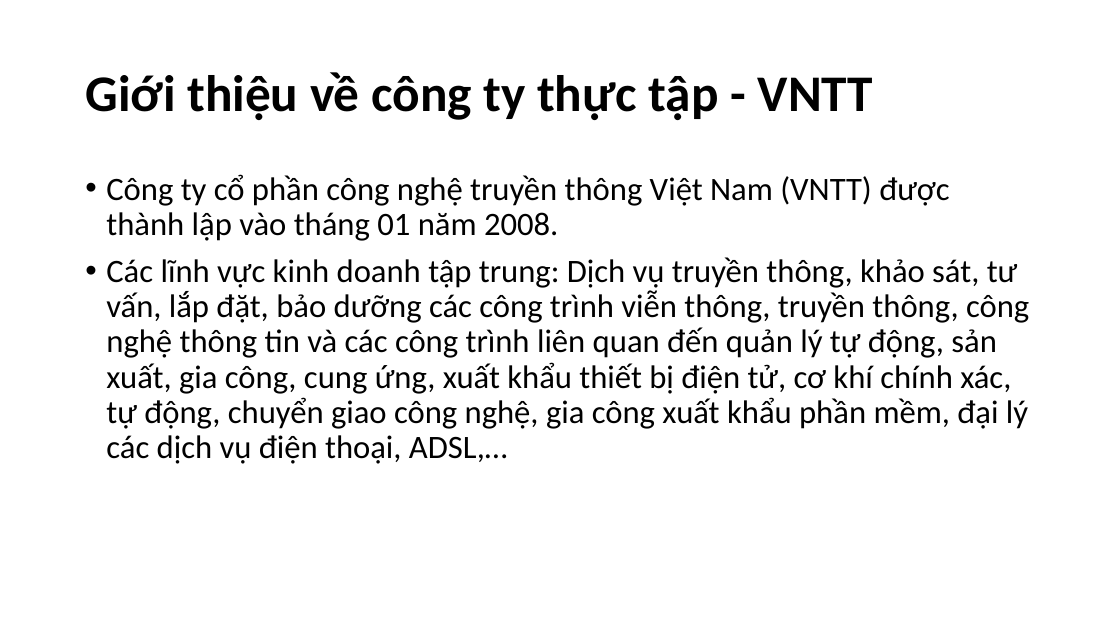
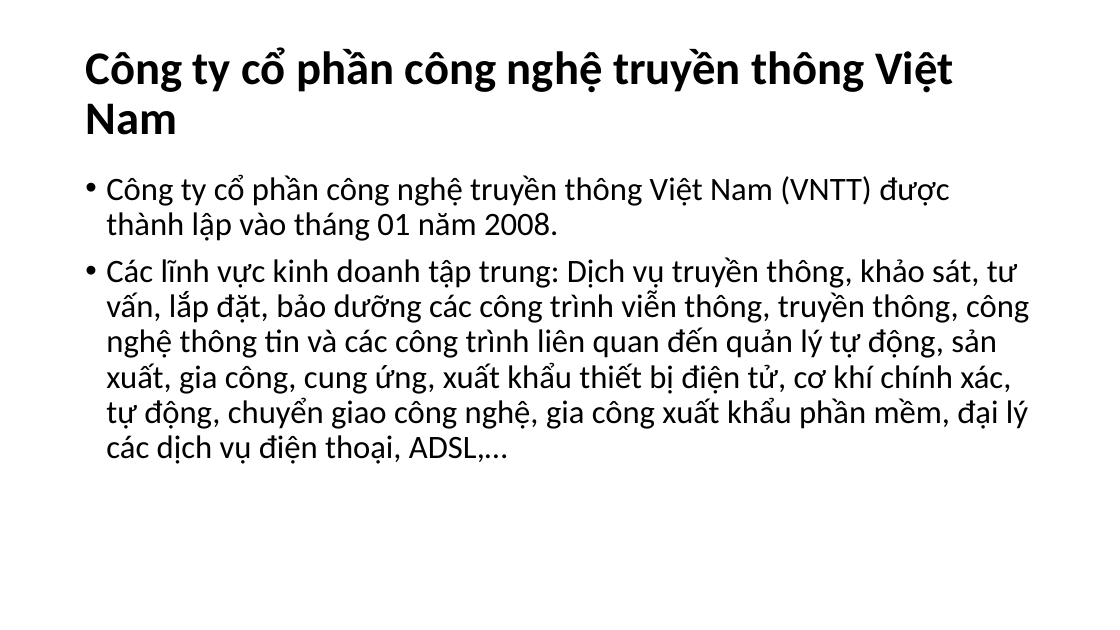
Before and after one commit to nguyenmanhphuc/DoAnA, a slide deck: slide 3 of BÁO CÁO THỰC TẬP.pptx. Drawn at 1120x630 pixels with LibreOffice and Linux fonts; fonts in the diff are those of the drawing. Boxes give left, top, right and bottom in pixels: in the first picture for what was removed or moved away, otherwise in the second. Text is boxed around its words. In the diff, an @@ line names an element or a change of style, - is before the commit and + after.

```diff
--- a/BÁO CÁO THỰC TẬP.pptx
+++ b/BÁO CÁO THỰC TẬP.pptx
@@ title at (85, 47, 953, 135): text changed; size 44 to 40 pt @@
-Giới thiệu về công ty thực tập - VNTT
+Công ty cổ phần công nghệ truyền thông Việt Nam
```
Also in this commit, not shown: 6 other slides changed, 2 slides removed.
